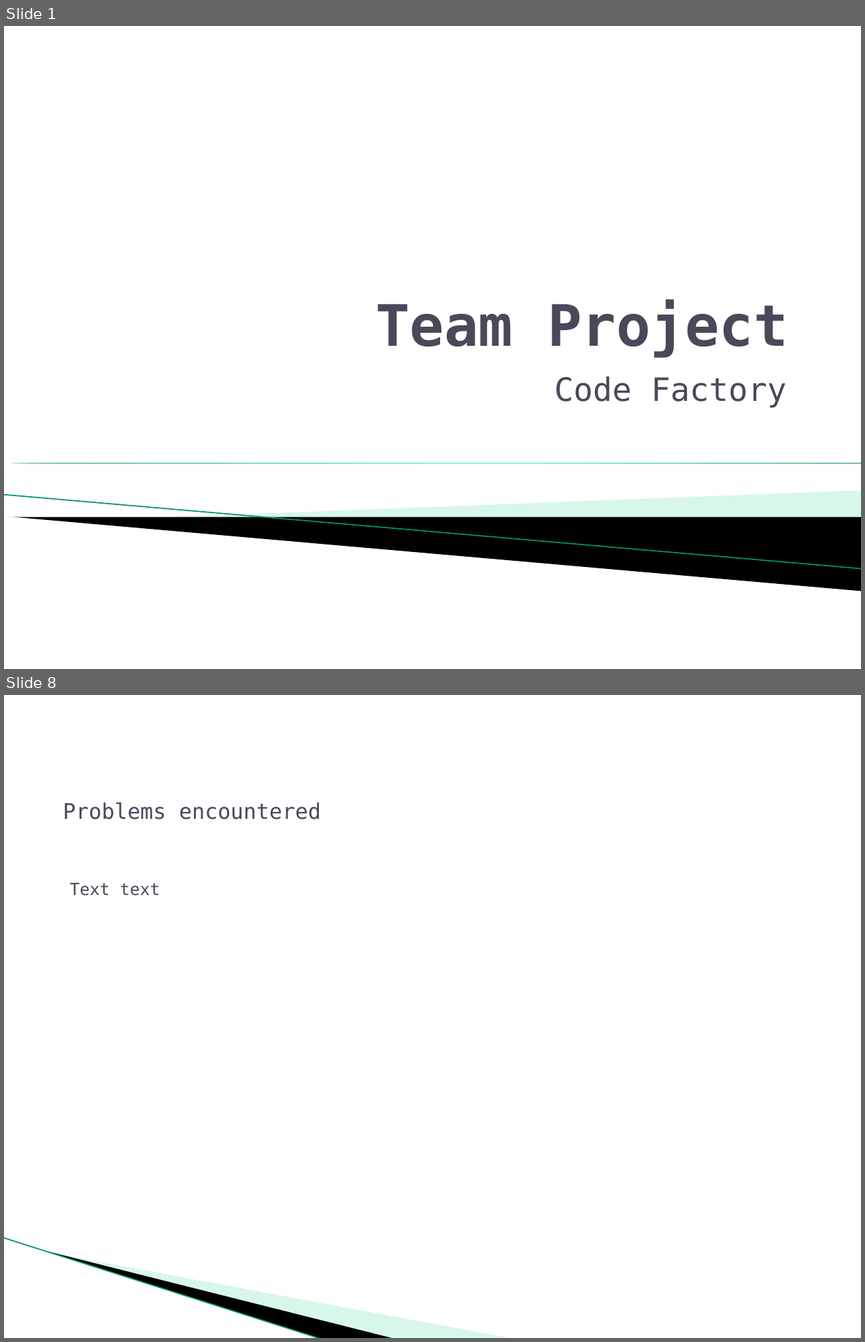
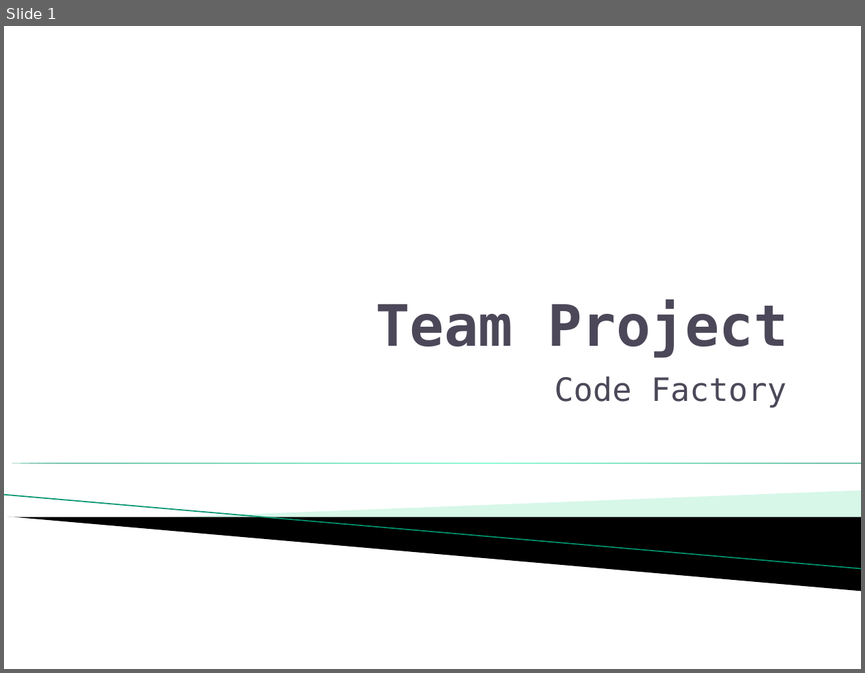
Before and after one commit to RichardAlmer/FullStack-Project, a slide deck: Presentation/Team Project.pptx. Shown one above the other, each under a label of ours: slides 1 and 8 before the commit, slide 1 after it; the slides between them are not shown. The pictures are 865x1342 and 865x673 pixels, drawn with LibreOffice and Linux fonts; fonts in the diff are those of the drawing; background and template pictures are left out. Boxes give left, top, right and bottom in pixels: in the first picture for what was removed or moved away, otherwise in the second. Text is boxed around its words. In the diff, an @@ line names an element or a change of style, - is before the commit and + after.

Commit message:
added text

```diff
--- a/Presentation/Team Project.pptx
+++ b/Presentation/Team Project.pptx
@@ slide 8 removed at (x1=4, y1=695, x2=861, y2=1338), background #FFFFFF @@
@@ text removed at (x1=63, y1=802, x2=321, y2=819) @@
-Problems encountered
@@ text removed at (x1=70, y1=883, x2=160, y2=896) @@
-Text text
@@ line removed from (4, 1238) to (322, 1338) @@
@@ freeform shape removed at (x1=50, y1=1251, x2=396, y2=1338) @@
@@ freeform shape removed at (x1=51, y1=1252, x2=514, y2=1338) @@
```
Also in this commit, not shown: 2 slides changed, 10 slides added, 6 other slides removed.
